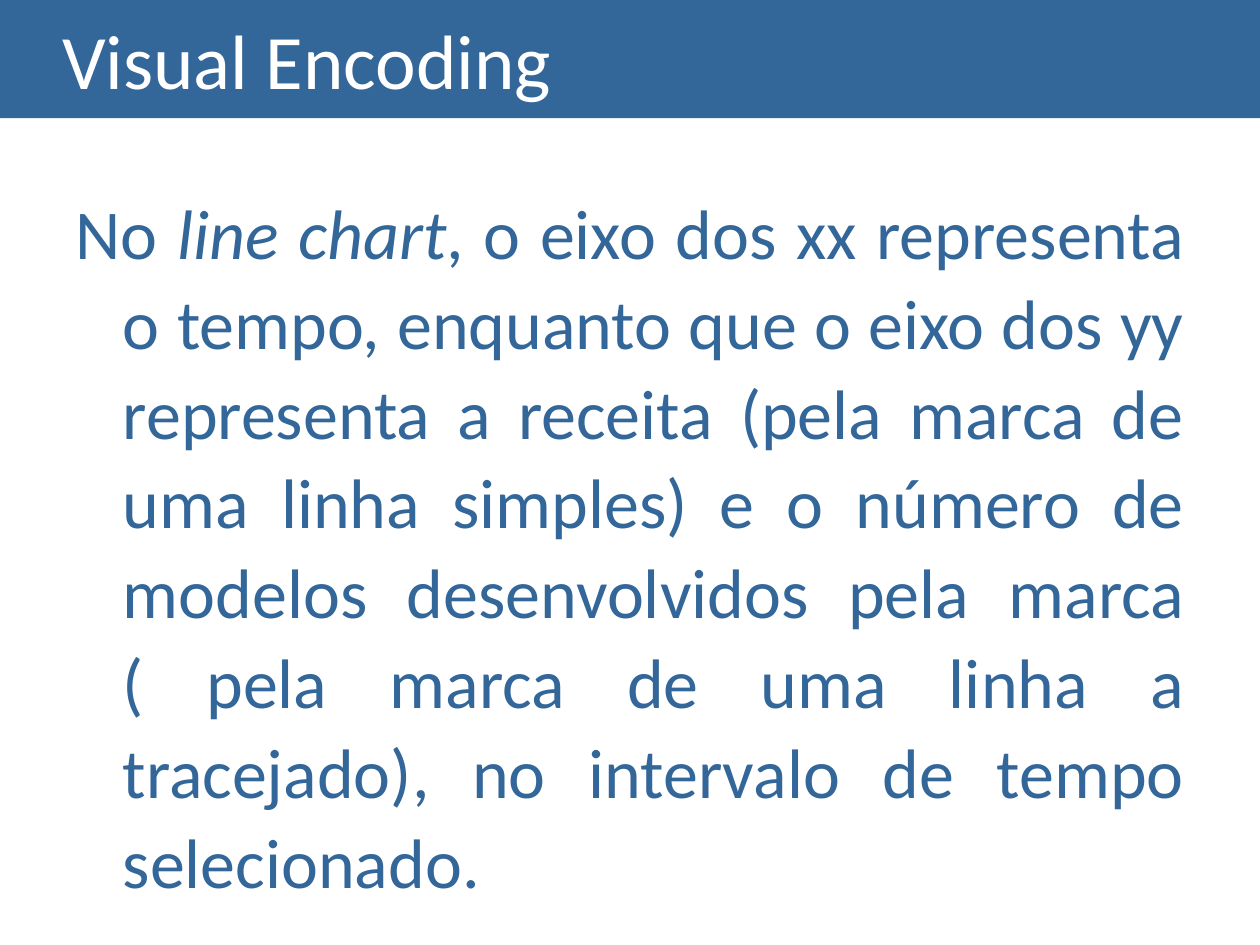
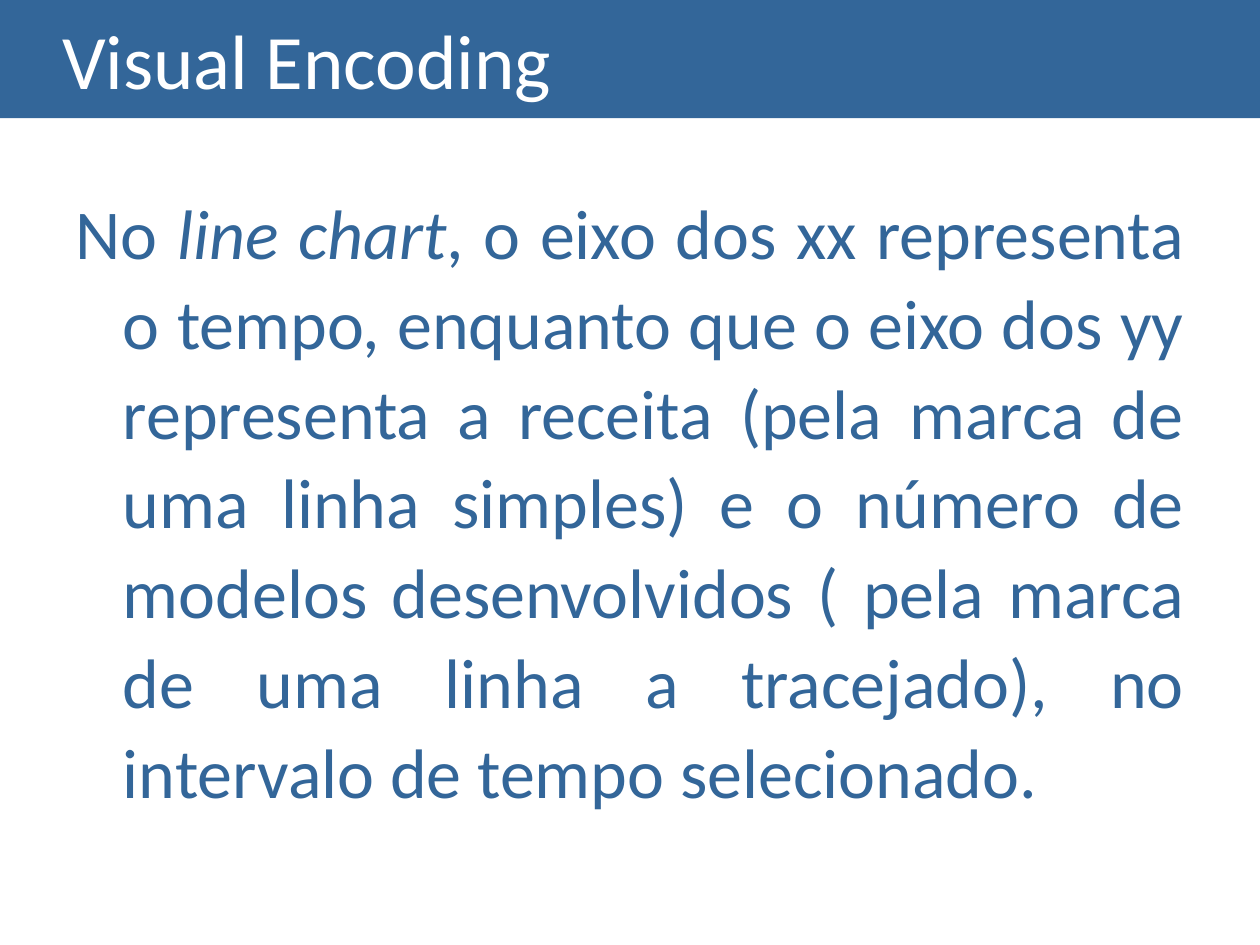
Before and after one commit to isabelSoares/IV-2021, a slide deck: slide 8 of Checkpoints Outline/Checkpoint 3/Checkpoint 3 - G16.pptx. Drawn at 1260x945 pixels with LibreOffice and Linux fonts; fonts in the diff are those of the drawing. Boxes give left, top, right and bottom in pixels: in the first picture for what was removed or moved away, otherwise in the second. Text is boxed around its words. In the diff, an @@ line names an element or a change of style, - is before the commit and + after.

```diff
--- a/Checkpoints Outline/Checkpoint 3/Checkpoint 3 - G16.pptx
+++ b/Checkpoints Outline/Checkpoint 3/Checkpoint 3 - G16.pptx
@@ text at [76, 210, 1184, 810]: text changed @@
-No line chart, o eixo dos xx representa o tempo, enquanto que o eixo dos yy representa a receita (pela marca de uma linha simples) e o número de modelos desenvolvidos pela marca ( pela marca de uma linha a tracejado), no intervalo de tempo selecionado.
+No line chart, o eixo dos xx representa o tempo, enquanto que o eixo dos yy representa a receita (pela marca de uma linha simples) e o número de modelos desenvolvidos ( pela marca de uma linha a tracejado), no intervalo de tempo selecionado.
```
Also in this commit, not shown: 3 other slides changed, 1 other file.
